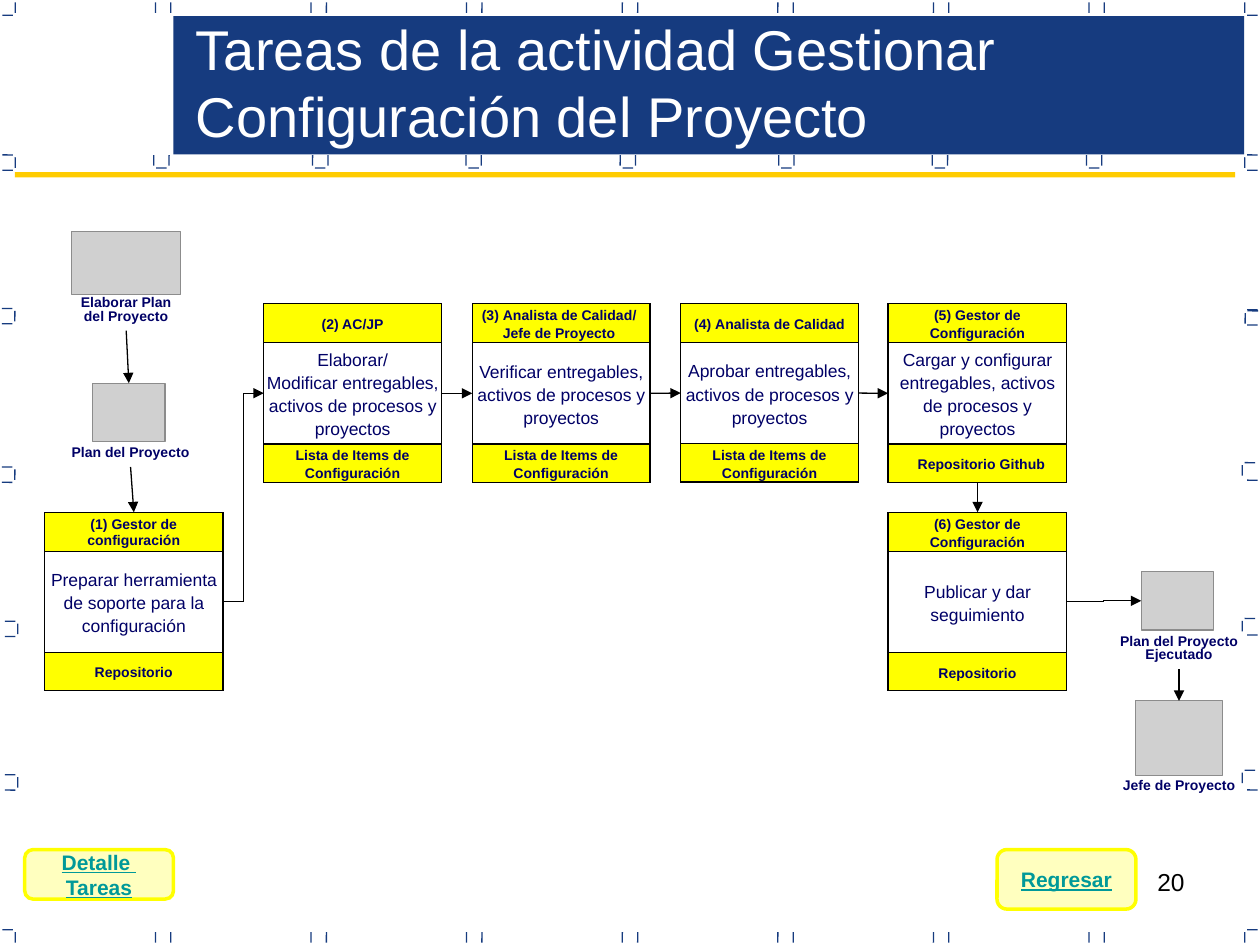
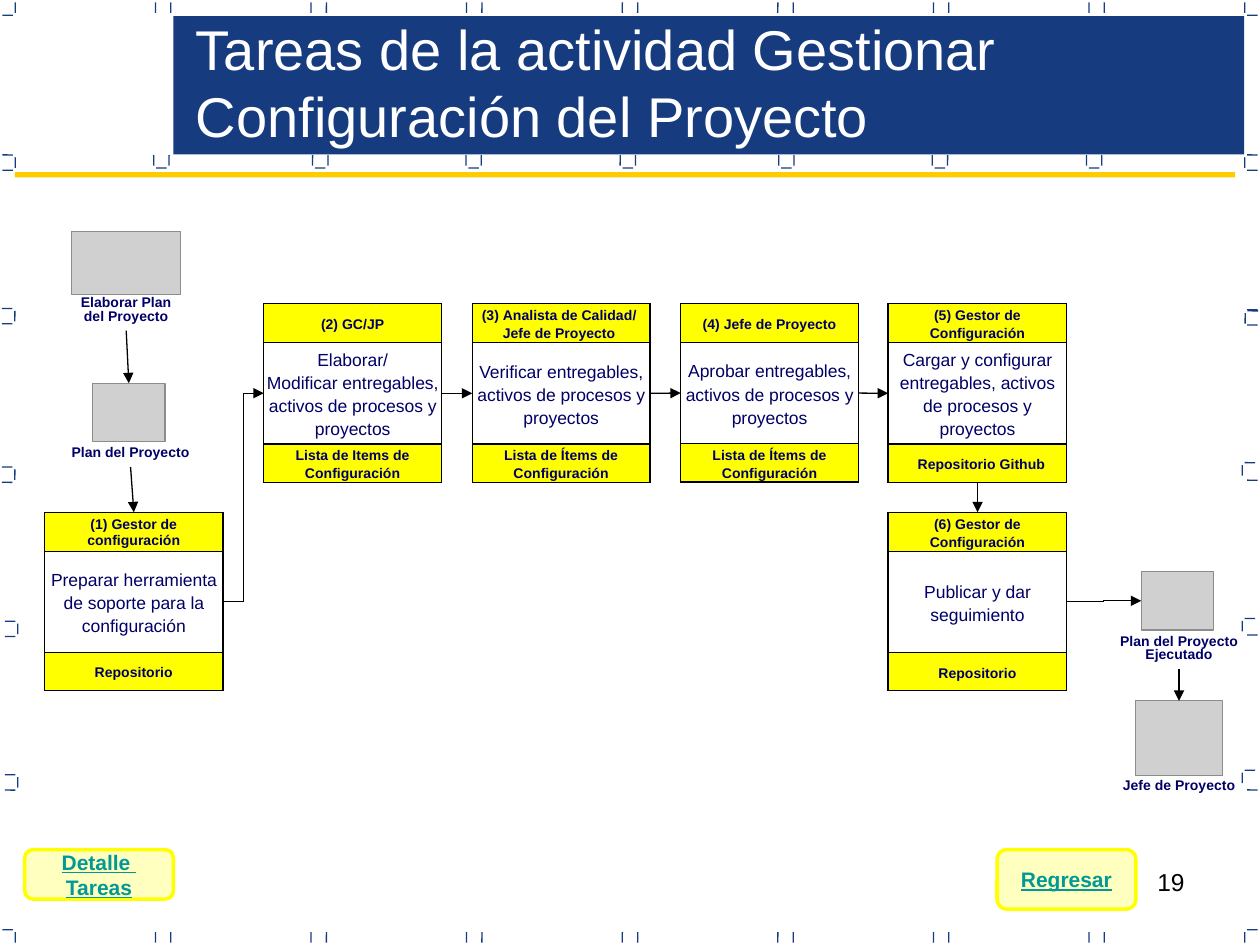
Before and after one commit to CreativeCheeseGame/BoundPhysic, a slide deck: slide 19 of Area de Proceso Gestion Configuracion/PGC_V0.3_2015 Proceso de Gestion de Configuracion.pptx (slide 20 before the commit). Drawn at 1260x945 pixels with LibreOffice and Linux fonts; fonts in the diff are those of the drawing; grey boxes stand for pictures. Boxes give left, top, right and bottom in pixels: in the first picture for what was removed or moved away, otherwise in the second. Text is boxed around its words. In the diff, an @@ line names an element or a change of style, - is before the commit and + after.

```diff
--- a/Area de Proceso Gestion Configuracion/PGC_V0.3_2015 Proceso de Gestion de Configuracion.pptx
+++ b/Area de Proceso Gestion Configuracion/PGC_V0.3_2015 Proceso de Gestion de Configuracion.pptx
@@ text in rectangle at (x1=321, y1=319, x2=384, y2=332): text changed @@
-(2) AC/JP
+(2) GC/JP
@@ text in rectangle at (x1=703, y1=319, x2=836, y2=332): text changed @@
-(4) Analista de Calidad
+(4) Jefe de Proyecto
@@ text in rectangle at (x1=504, y1=449, x2=618, y2=481): text changed @@
-Lista de Items de Configuración
+Lista de Ítems de Configuración
@@ text in rectangle at (x1=712, y1=449, x2=826, y2=482): text changed @@
-Lista de Items de Configuración
+Lista de Ítems de Configuración
@@ page number at (x1=1157, y1=874, x2=1184, y2=892): text changed @@
-20
+19
```
Also in this commit, not shown: 9 other slides changed, 2 slides removed.
